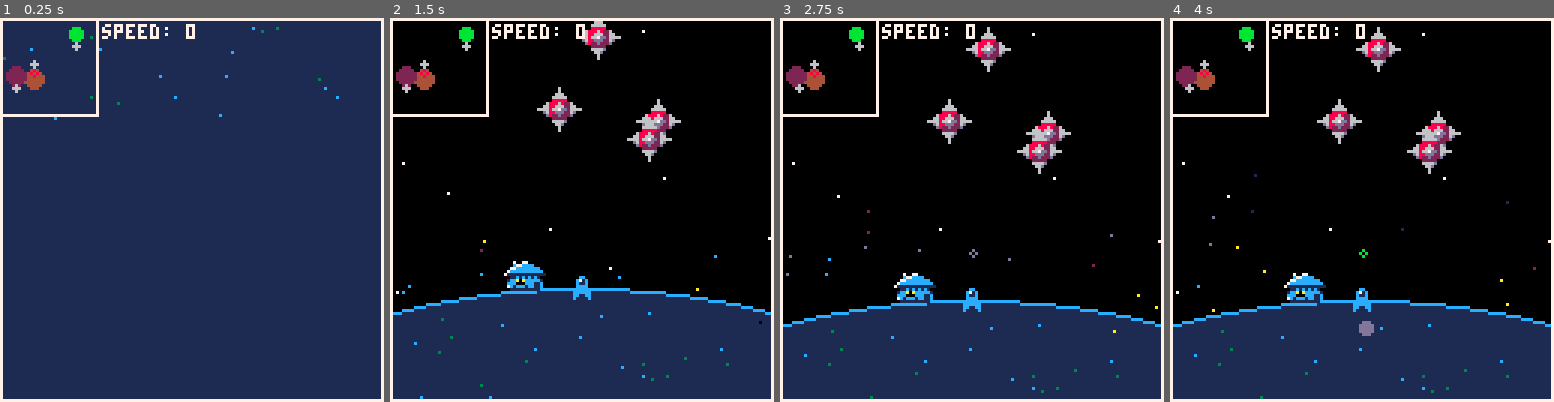
Above: before the commit, frames 1-4 (left to right).
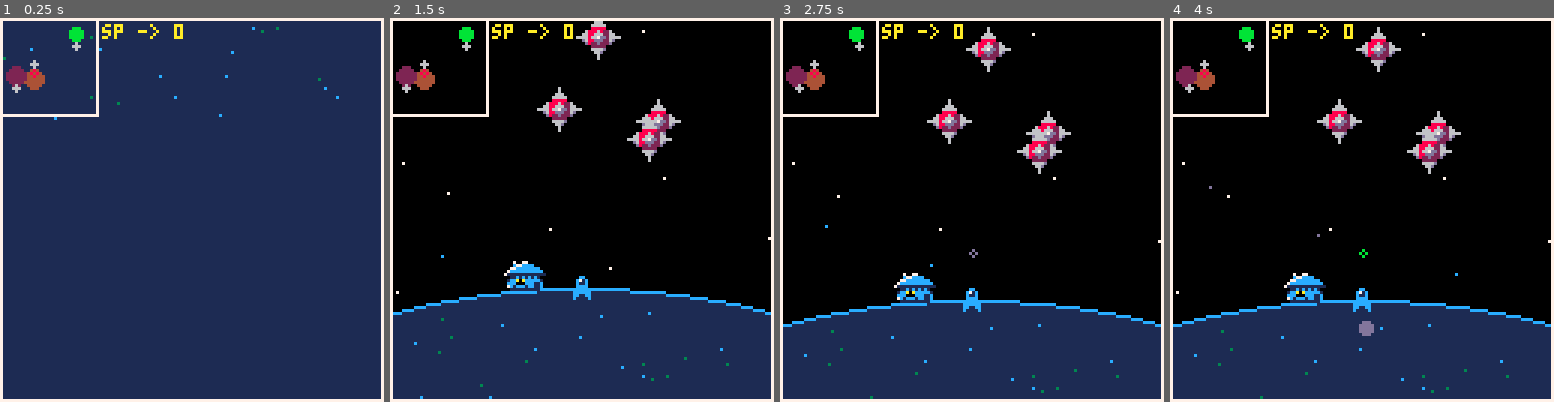
Above: after the commit, the same moments.

Repository: sabajt/GGJ_2019
Game: PICO-8 cartridge home.p8
The game is run twice, just before and just after one commit, with the same random seed, the same clock (stepped at 60 frames per second) and the same inputs.
Inputs:
- Up to frame 1 (0.25 s): no input
- Up to frame 2 (1.5 s): tap X (X key) at 0.33, 1.07 s; tap O (Z key) at 0.7 s
- Up to frame 3 (2.75 s): hold Right 1.6-2.1 s; tap O (Z key) at 1.7, 2.1, 2.5 s; tap X (X key) at 1.85 s; hold Up 2.15-2.42 s; hold Right from 2.47 s (still down)
- Up to frame 4 (4 s): tap O (Z key) at 2.9, 3.3, 3.7 s; tap X (X key) at 2.97 s; release Right at 3.03 s; hold Left 3.08-3.58 s; hold Down 3.63-3.97 s

The runs differ from the first frame. In frame 1, 0.5% of the frame differs, in the area x 26-51%, y 1-6%; in frame 2, 0.5%; in frame 3, 0.6%, in the area x 1-99%, y 1-83%; in frame 4, 0.6%.

Commit message:
warning huds

Diff:
--- a/home.p8
+++ b/home.p8
@@ -247,11 +247,11 @@
             4
         ),
         planetglow = new_emitter(
-            2/30, -- rate
+            4/30, -- rate
             zerovec(), -- pos
             0, -- ang
             0, -- ang plus / min
-            4, -- life
+            6, -- life
             0.5, -- start rad
             0.5, -- end rad
             0.3, -- start mag
@@ -360,7 +360,7 @@
         end_rad = end_rad,
         start_mag = start_mag,
         end_mag = end_mag,
-        ctab = ctab,
+        ctab = ctab or {0}, -- todo: remove nil check to figure out occasional crash
         col = ctab[1],
         fill = fill
     }
@@ -450,22 +450,21 @@
         -- set closest planet
         local surfdist = surfdist_toship(p)
         low = low or surfdist
-        if surfdist <= low then
+        if not low or surfdist <= low then
             low = surfdist
             nearplanet = p
         end
-        -- set contact point
-        if p == nearplanet then
-            local dir = dirvec(ship.pos, p.pos)
-            local ang = angle(dir)
-            p.contact = perimeter_point(p.pos, p.rad, ang)
-
-            local eang = ang + rndpm() * rnd(0.2)
-            emitters.planetglow.pos = perimeter_point(p.pos, p.rad + rndpm()*rnd(10) + rnd(5), eang)
-            emitters.planetglow.ang = eang
-            emitters.planetglow.active = surfdist < 256 -- todo: figure out the right value(s)
-        end
-    end
+    end
+    -- set contact point
+    local dir = dirvec(ship.pos, nearplanet.pos)
+    local ang = angle(dir)
+    nearplanet.contact = perimeter_point(nearplanet.pos, nearplanet.rad, ang)
+
+    local eang = ang + rndpm() * rnd(0.2)
+    local rad = nearplanet.rad + rndpm()*rnd(10) + rnd(5)
+    emitters.planetglow.pos = perimeter_point(nearplanet.pos, rad, eang)
+    emitters.planetglow.ang = eang
+    emitters.planetglow.active = surfdist_toship(nearplanet) < 256 -- todo: figure out the right value(s)
 end
 
 function update_emitters()
@@ -532,7 +531,7 @@
                     emitters.throttle.active = false
                     emitters.speedtrail.active = false
                     ship.showflame = false
-                    sdon = false
+                    -- sdon = false
                 else
                     m.hit = 0
                 end
@@ -560,7 +559,7 @@
             emitters.throttle.active = false
             emitters.speedtrail.active = false
             ship.showflame = false
-            sdon = false
+            -- sdon = false
         else -- land
             stop_ship()
         end
@@ -647,8 +646,8 @@
     end
     ship.rot = wrap(ship.rot + ship.rotvel, 0, 1, false)
 
-    -- toggle huds
-    sdon = btd
+    -- -- toggle huds
+    -- sdon = btd
 
     -- velocity, positions
     ship.vel = addvec(ship.vel, acl)
@@ -750,7 +749,7 @@
     local spread = 0.08
     local ang = rnd(spread) - spread/2
     local mag = shipmag() * (0.8 + rnd(0.15))
-    return polarvec(angle(ship.vel) + ang, mag)
+    return polarvec(ship_vel_ang() + ang, mag)
 end
 
 -- updates (cameras)
@@ -849,14 +848,10 @@
     local topmargin = cam.pos.y + 2
     -- local rightmargin = cam.pos.x + 125
 
-    if in_states({"space.fly", "space.catchup", "space.launch"}) then
-        draw_hud_dist()
-    end
-
-    if sdon then
-        local tip = perimeter_point(ship.pos, 22, nearplanetang())
-        print(hud.sd, tip.x, tip.y, 7)
-    end
+    -- if sdon then -- todo: another radial hud?
+    -- end
+
+    draw_warning()
 
     if not in_state("space.die") then
         draw_facing()
@@ -868,8 +863,77 @@
 
     draw_mini_map()
 
-    local speedcol = hud.speed > 10 and 8 or 7
-    print("speed: " .. hud.speed, map_side + 2, topmargin, speedcol)
+    local speedcol = landsafe() and 10 or 8
+    print("sp -> " .. hud.speed, map_side + 2, topmargin, speedcol)
+end
+
+function draw_warning()
+    -- rough check by direction in close proximity
+    local minrayang, maxrayang = min(nearplanetang(), ship_vel_ang()), max(nearplanetang(), ship_vel_ang())
+    local between = min(maxrayang - minrayang, minrayang + (1 - maxrayang))
+    local surfdist = neardist()
+    local warning = between < 0.25 and surfdist < 100
+
+    -- check w/velocity with raycast (sort of) thing (todo: make this more accurate)
+    if not warning then
+        local velang = ship_vel_ang()
+        for a in all({velang, velang-0.1, velang+0.1}) do
+            local rc = perimeter_point(ship.pos, 400, a)
+            if dist(rc, nearplanet.pos) < nearplanet.rad then
+                warning = true
+                break
+            end
+        end
+    end
+
+    if warning then
+        local colhot = landsafe() and 11 or 8
+        local flick = mods(landsafe() and 8 or 4)
+        local colshape = flick and colhot or 1
+        local coltext = flick and 7 or 5
+        local closedist = 70
+        if surfdist < closedist then -- surface in sight hud
+            local contact = nearplanet.contact
+            if contact != nil and is_visible(contact) and surfdist > 3 then
+                if landsafe() then
+                    circfill(contact.x, contact.y, 3*(surfdist/closedist)+1, colshape)
+                else
+                    warntri(contact, .3, 5, colshape)
+                end
+            end
+        end
+        if surfdist > closedist-10 then -- surface out of sight hud
+            local pt = perimeter_point(addvec(cam.pos, centervec()), 40, nearplanetang())
+            if landsafe() then
+                circ(pt.x, pt.y, 7, colshape)
+            else
+                warntri(pt, .3, 10, colshape, true)
+            end
+            printcenter(hud.sd .. "", coltext, pt)
+        end
+    end
+end
+
+function warntri(pos, range, scale, col)
+    local plus = wrap(inv_angle(nearplanetang())+range/2, 0, 1)
+    local minus = wrap(plus-range, 0, 1)
+    local a, b = addvec(pos, polarvec(plus, scale)), addvec(pos, polarvec(minus, scale))
+    local c = addvec(pos, polarvec(nearplanetang(), scale))
+    tri(a, b, c, col)
+end
+
+function tri(a, b, c, col)
+    line(a.x, a.y, b.x, b.y, col)
+    line(b.x, b.y, c.x, c.y, col)
+    line(c.x, c.y, a.x, a.y, col)
+end
+
+function landsafe()
+    return hud.speed <= 14
+end
+
+function mods(s)
+    return flr(gtime.frame / s) % 2 == 0
 end
 
 function draw_facing()
@@ -913,7 +977,7 @@
     for p in all(scaled_planet_vecs) do
         local r = 3
         if (i == 2) r = 2
-        circfill(p.x, p.y, r , pc)
+        circfill(p.x, p.y, r, pc)
         pc += 7
         i+=1
     end
@@ -923,19 +987,6 @@
     end
 
     circ(m_ship.x, m_ship.y, 1 , 8)
-end
-
-function draw_hud_dist()
-    local i = 1
-    for p in all(planets) do
-        if p == nearplanet  then
-            -- display ship-planet contact shadow
-            if p.contact != nil and is_visible(p.contact) and surfdist_toship(p) > 8 then
-                circfill(p.contact.x, p.contact.y, 2, 12)
-            end
-        end
-        i += 1
-    end
 end
 
 function draw_stars()
@@ -1017,11 +1068,6 @@
 
     -- house
     spr(35, house.pos.x, house.pos.y, 2, 2)
-
-    -- shield
-    if ship.slowdown then
-        -- shield?
-    end
 
     -- ship
     if not in_state("space.die") then -- todo: only hide for mine
@@ -1262,6 +1308,12 @@
 end
 
 -- other
+
+function printcenter(string, col, relpos)
+    local pos = relpos or centervec()
+    pos = subvec(pos, vec(#string*2, 2))
+    print(string, pos.x, pos.y, col)
+end
 
 function rndtab(tab)
     return tab[ceil(rnd(1)*#tab)]
@@ -1406,7 +1458,7 @@
 end
 
 function neardist() -- not flr for game logic. use flr for rendering (todo: optimize by caching value each update in update_common?)
-    return dist(ship.pos, nearplanet.pos) - nearplanet.rad
+    return surfdist_toship(nearplanet)
 end
 
 function nearplanetang()
@@ -1438,7 +1490,11 @@
 end
 
 function cam_rel_target()
-    return perimeter_point(centervec(), cam_radius(), inv_angle(angle(ship.vel)))
+    return perimeter_point(centervec(), cam_radius(), inv_angle(ship_vel_ang()))
+end
+
+function ship_vel_ang()
+    return angle(ship.vel)
 end
 
 function cam_radius()
@@ -1551,20 +1607,20 @@
 
 
 __gfx__
-00000000b00000000000000000000000000000000000000000000000000000000005600000000556000000000000000000000000000000000000000000000000
-000000000300b0300000000000000000000000000000000000000000000000000055660000005566155000000000000000000000000000000000000000000000
-00700700030003000000000000000000005001000000050000000000005000000055660000055666015555500007000000000000000000000000000000000000
-0007700000000000000000000000000000051000000550000001000000000000005566001555666000555555000d700000070000000dd7000000000000000000
-0007700000000000000000000000000000051000000550000000500000000000055566600156660000666666000dd00000d7700000dd70000000000000000000
-00700700000000000000000000000000005001000010000000000000000001000555666000066000056666600000d00000dd0000000000000000000000000000
+00000000000000000000000000000000000000000000000000000000000000000005600000000556000000000000000000000000000000000000000000000000
+00000000000000000000000000000000000000000000000000000000000000000055660000005566155000000000000000000000000000000000000000000000
+00700700000000000000000000000000000000000000000000000000000000000055660000055666015555500007000000000000000000000000000000000000
+0007700000000000000000000000000000000000000000000000000000000000005566001555666000555555000d700000070000000dd7000000000000000000
+0007700000000000000000000000000000000000000000000000000000000000055566600156660000666666000dd00000d7700000dd70000000000000000000
+00700700000000000000000000000000000000000000000000000000000000000555666000066000056666600000d00000dd0000000000000000000000000000
 00000000000000000000000000000000000000000000000000000000000000000510056000056000566000000000000000000000000000000000000000000000
 00000000000000000000000000000000000000000000000000000000000000000100005000005000000000000000000000000000000000000000000000000000
 000000000000000000000000000000000777744000000000077774400777744007777440000cc00000000ccc0000000000000000000000000000000000000000
 00000000000000000000000000000000777744440777744077774444777744447777444400c71c000000c7ccccc0000000000000000000000000000000000000
-00000000000000000000700000707700770740447777444477074044770740447707404400c11c00000c000c0cccccc000000000000000000000000000000000
-00000000000000000077770000777770707004047707404470700404707004047070040400cccc00ccccc0c000ccc70c00000000000000000000000000000000
-0000000000000000077777700777777000777400707004044077740000777400007774000cccccc00ccccc0000ccc00c00000000000000000000000000000000
-00000000000000000077070000777000444ee00044777400044ee000040ee000000ee0000cccccc0000cc0000cccccc000000000000000000000000000000000
+00000000000000000000000000000000770740447777444477074044770740447707404400c11c00000c000c0cccccc000000000000000000000000000000000
+00000000000000000000000000000000707004047707404470700404707004047070040400cccc00ccccc0c000ccc70c00000000000000000000000000000000
+0000000000000000000000000000000000777400707004044077740000777400007774000cccccc00ccccc0000ccc00c00000000000000000000000000000000
+00000000000000000000000000000000444ee00044777400044ee000040ee000000ee0000cccccc0000cc0000cccccc000000000000000000000000000000000
 0000000000000000000000000000000004444000044ee0000444400000444400044444000cc00cc0000cc000ccc0000000000000000000000000000000000000
 0000000000000000000000000000000004000400040004000400040000474700004747000c0000c00000c0000000000000000000000000000000000000000000
 00000000000000060000000000000000000000000000000000000000000000000000000000000000000000000000000000000000000000000000000000000000
Not shown, changed: the music (__music__) section of home.p8
Not shown, changed: the sound effects (__sfx__) section of home.p8
